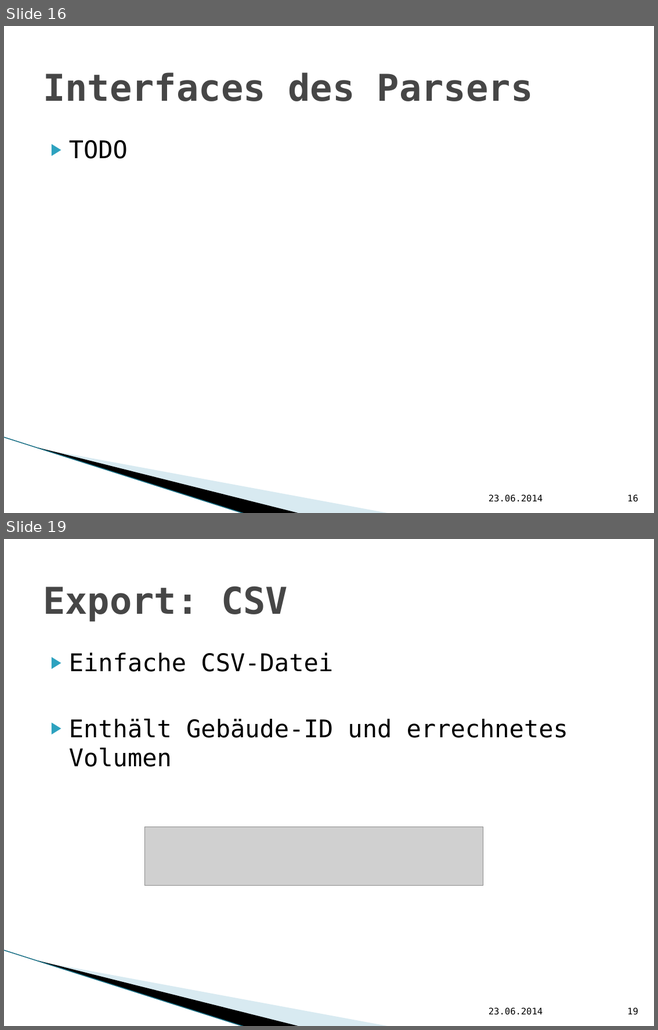
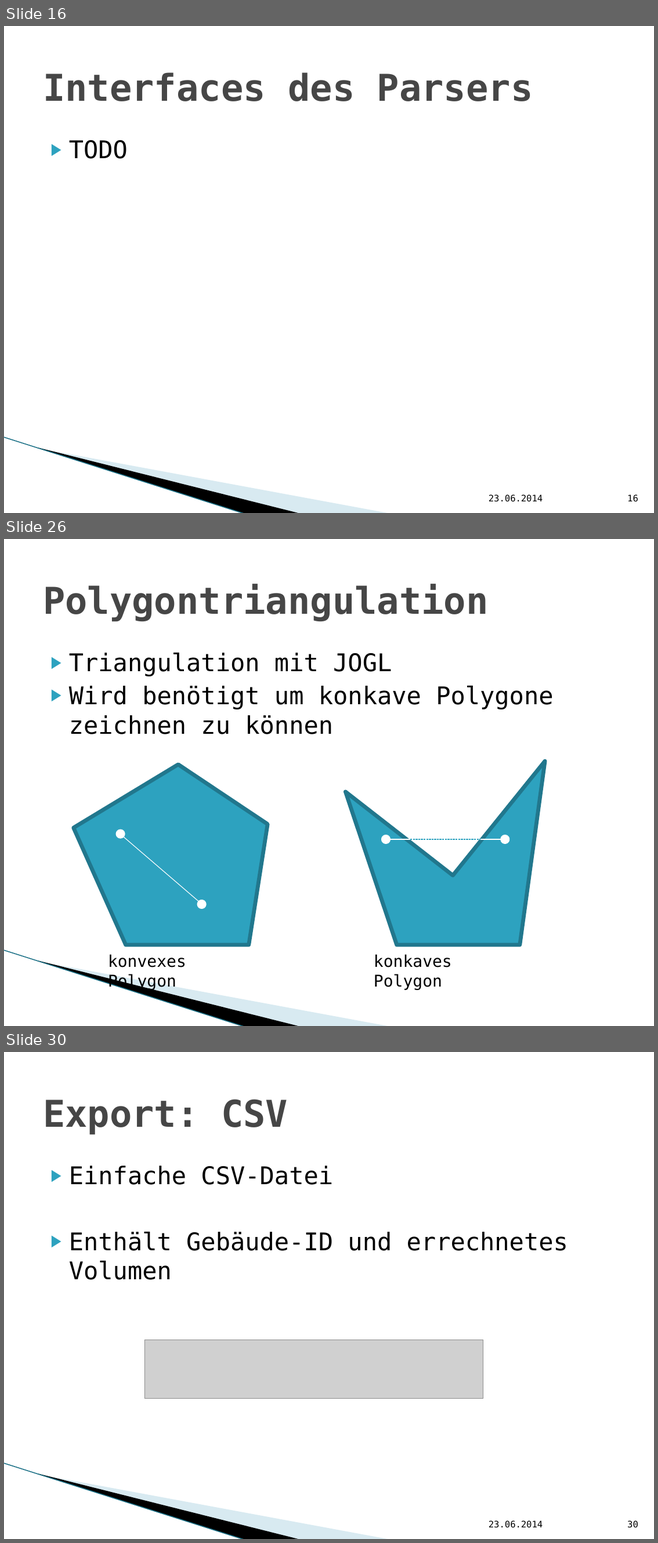
Before and after one commit to hft-swp/stuff, a slide deck: doku/präsentation nicht komplett/vCity-Präsentation.pptx. Shown one above the other, each under a label of ours: slides 16 and 19 before the commit, slides 16, 26 and 30 after it; the slides between them are not shown. The pictures are 658x1030 and 658x1543 pixels, drawn with LibreOffice and Linux fonts; fonts in the diff are those of the drawing; grey boxes stand for pictures; background and template pictures are left out. Boxes give left, top, right and bottom in pixels: in the first picture for what was removed or moved away, otherwise in the second. Text is boxed around its words. In the diff, an @@ line names an element or a change of style, - is before the commit and + after.

```diff
--- a/doku/präsentation nicht komplett/vCity-Präsentation.pptx
+++ b/doku/präsentation nicht komplett/vCity-Präsentation.pptx
@@ slide 26 added at [4, 539, 654, 1026], background #FFFFFF; not listed: 3 template elements that a slide beside it also shows @@
@@ title added at [43, 584, 488, 621], 41 pt, text #464646, bold @@
+Polygontriangulation
@@ text added at [69, 653, 553, 734], 27 pt, text #000000 @@
+▶ Triangulation mit JOGL
+▶ Wird benötigt um konkave Polygone zeichnen zu können
@@ group added at [74, 765, 268, 945]: 2 ellipses, 1 freeform shape, 1 line @@
@@ group added at [345, 761, 545, 945]: 2 ellipses, 2 lines, 1 freeform shape @@
@@ text added at [108, 954, 186, 990], 18 pt, text #000000 @@
+konvexes Polygon
@@ text added at [373, 954, 452, 990], 18 pt, text #000000 @@
+konkaves Polygon
@@ what was slide 19 is now slide 30 @@
@@ page number at [627, 1521, 638, 1528]: text changed @@
-19
+30
```
Also in this commit, not shown: 13 other slides added, 2 slides removed.
